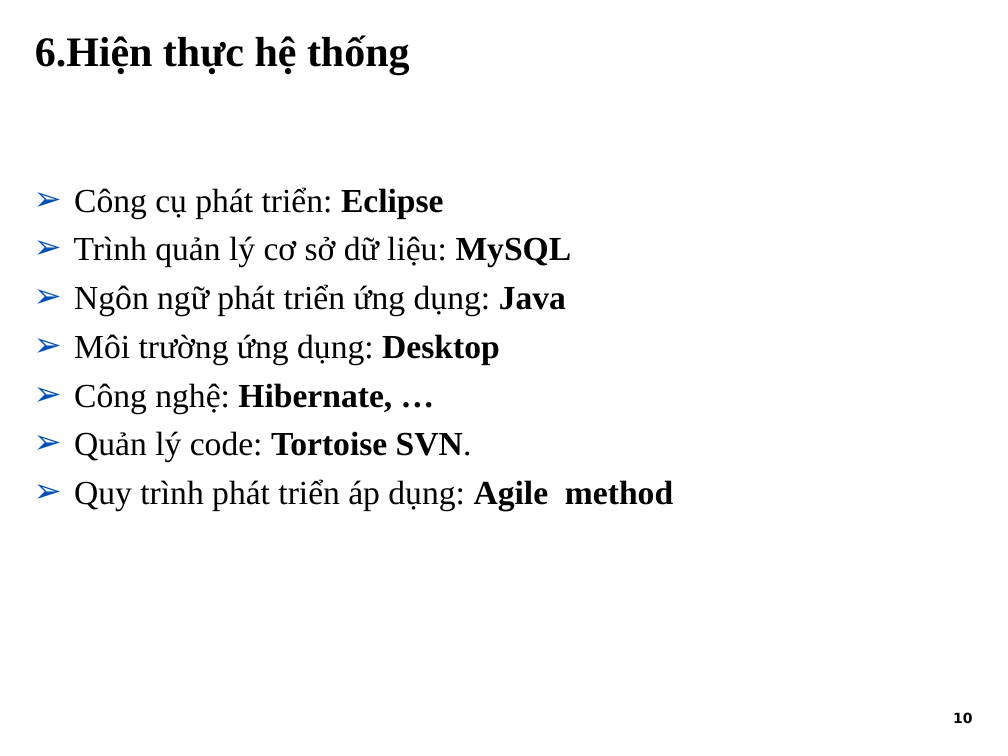
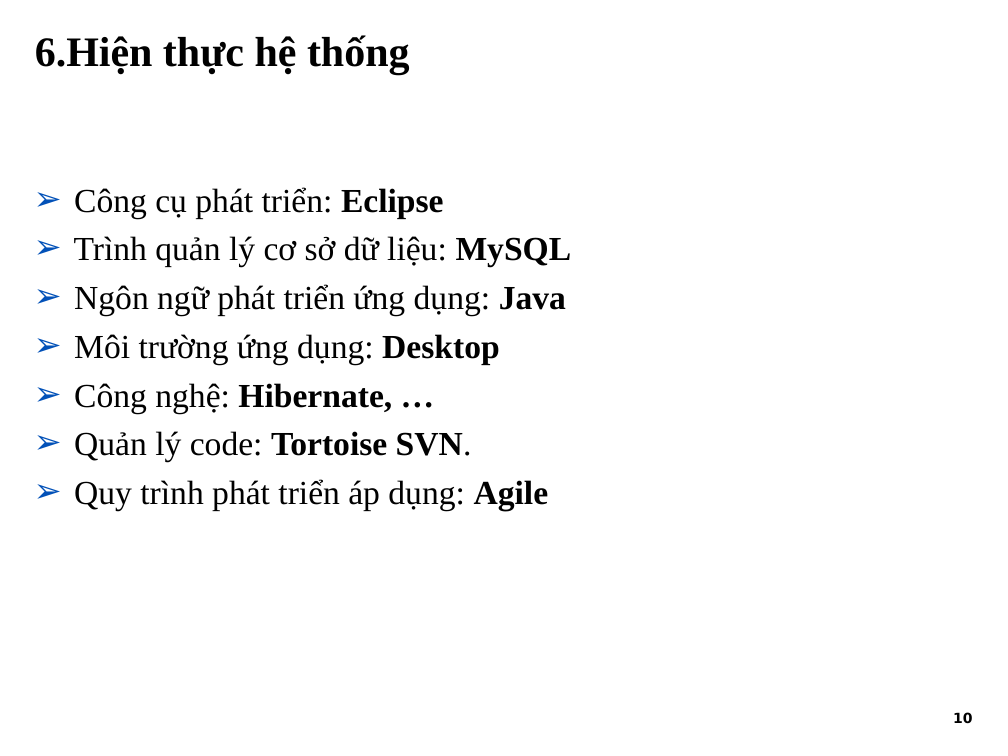
Before and after one commit to tiendv/detaitotnghiep, a slide deck: slide 11 of Report/Slide Baove/Final_slide.ppt. Drawn at 1008x756 pixels with LibreOffice and Linux fonts; fonts in the diff are those of the drawing; background and template pictures are left out. Boxes give left, top, right and bottom in pixels: in the first picture for what was removed or moved away, otherwise in the second. Text is boxed around its words. In the diff, an @@ line names an element or a change of style, - is before the commit and + after.

```diff
--- a/Report/Slide Baove/Final_slide.ppt
+++ b/Report/Slide Baove/Final_slide.ppt
@@ text at [74,479,549,511]: text changed @@
-➢ Quy trình phát triển áp dụng: Agile method
+➢ Quy trình phát triển áp dụng: Agile
```
Also in this commit, not shown: 3 other slides changed.
